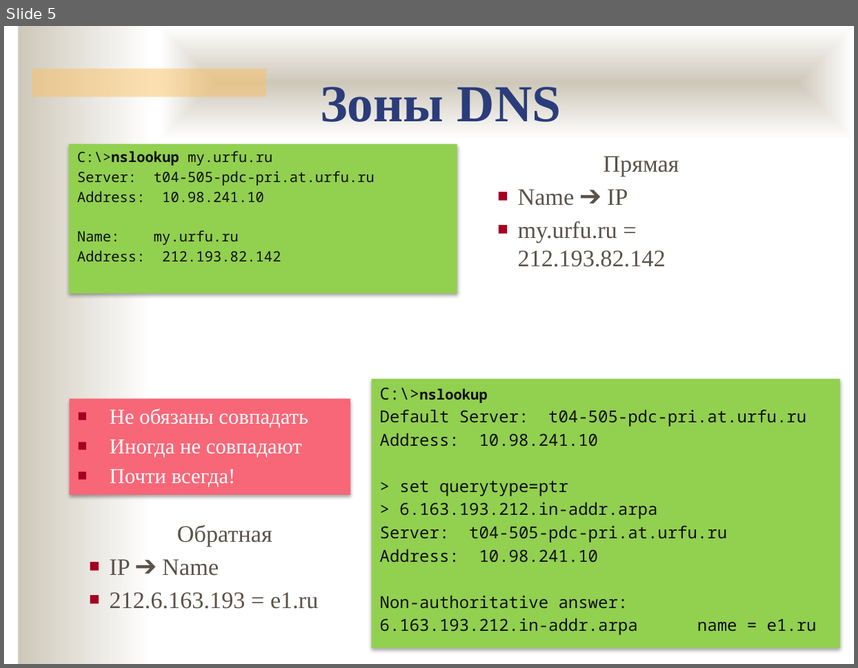
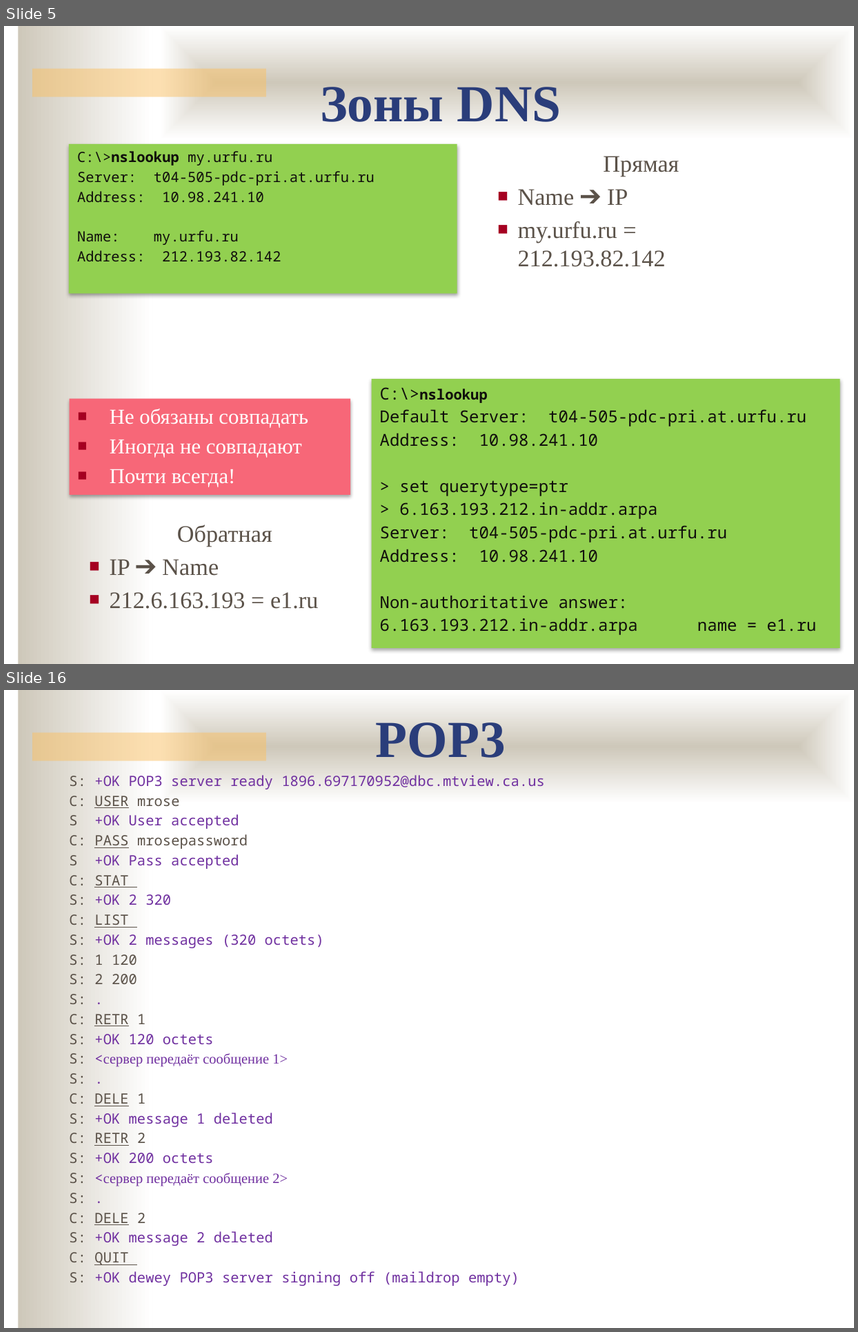
Before and after one commit to ukoloff/nets, a slide deck: lecture/14.pptx. Shown one above the other, each under a label of ours: slide 5 before the commit, slides 5 and 16 after it; the slides between them are not shown. The pictures are 858x668 and 858x1332 pixels, drawn with LibreOffice and Linux fonts; fonts in the diff are those of the drawing; background and template pictures are left out. Boxes give left, top, right and bottom in pixels: in the first picture for what was removed or moved away, otherwise in the second. Text is boxed around its words. In the diff, an @@ line names an element or a change of style, - is before the commit and + after.

```diff
--- a/lecture/14.pptx
+++ b/lecture/14.pptx
@@ slide 16 added at (x1=4, y1=690, x2=854, y2=1328), background #FFFFFF; not listed: 3 template elements that a slide beside it also shows @@
@@ text added at (x1=376, y1=722, x2=506, y2=758), 44 pt, text #2A3D7A, bold @@
+POP3
@@ text added at (x1=69, y1=775, x2=545, y2=1285), 12 pt, text #7030A0 @@
+S: +OK POP3 server ready 1896.697170952@dbc.mtview.ca.us
+C: USER mrose
+S +OK User accepted
+C: PASS mrosepassword
+S +OK Pass accepted
+C: STAT
+S: +OK 2 320
+C: LIST
+S: +OK 2 messages (320 octets)
+S: 1 120
+S: 2 200
+S: .
+C: RETR 1
+S: +OK 120 octets
+S: <сервер передаёт сообщение 1>
+S: .
+C: DELE 1
+S: +OK message 1 deleted
+C: RETR 2
+S: +OK 200 octets
+S: <сервер передаёт сообщение 2>
+S: .
+C: DELE 2
+S: +OK message 2 deleted
+C: QUIT
+S: +OK dewey POP3 server signing off (maildrop empty)
```
Also in this commit, not shown: 1 slide changed, 13 other slides added.
